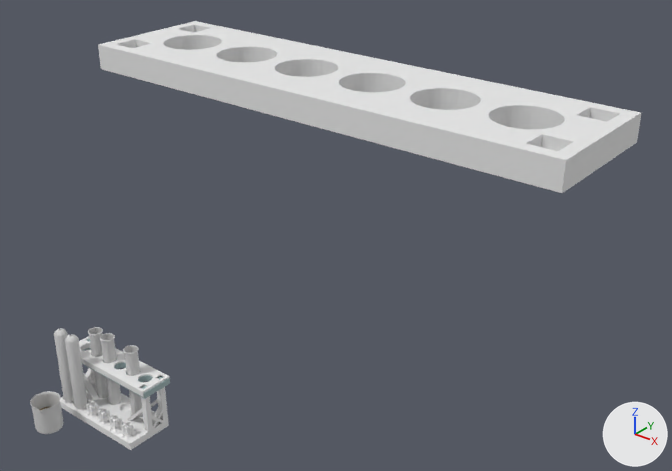
Two versions of the OBJ model assets/models/Toxicology/Toxicology.obj, one commit apart.
Before and after are seen from a 50 mm camera at (33.0, -24.3, 28.8) aimed at (4.2, 11.8, 6.5). Every picture has the same lights, and +X, +Y and +Z are marked at lower right. Where no turn or scale is listed for an object, it has been applied to the vertices. Vertices at the same position are counted once.

In view in the first picture: 'Cylinder.001_Cylinder.000', 'Cylinder.001_Cylinder.001', 'Cylinder.001_Cylinder.006', 'Cylinder.003_Cylinder.008', 'Cylinder.004_Cylinder.009', 'Original', 'Test_Tube_Rack_Base', 'Test_Tube_Rack_Top', 'Test_Tube_Rack_Top.001', 'Test_Tube_Rack_Top.002'.
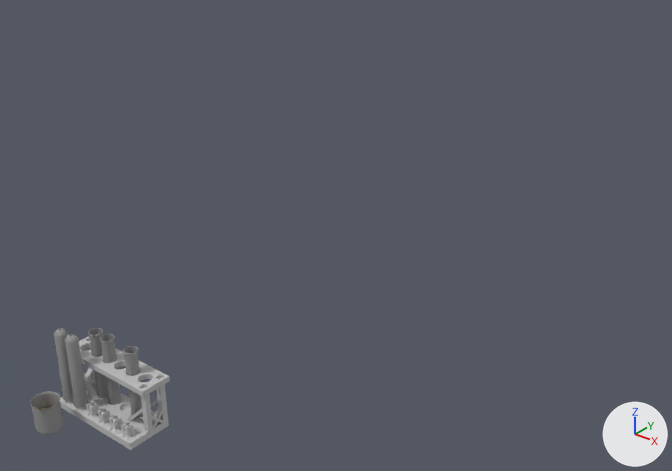
Changed parts and their boxes (x1, y1, x2, y2) in the pictures (672 x 471 px):
'Test_Tube_Rack_Top', deleted: before (98, 21, 641, 193)
'Test_Tube_Rack_Base', recoloured: (60, 348, 169, 450) in both
'Test_Tube_Rack_Top.001', reshaped: before (82, 339, 170, 399); after (79, 336, 170, 397)
'Test_Tube_Rack_Top.002', deleted: before (79, 336, 169, 397)
'Original', recoloured: (30, 391, 64, 434) in both
'Cylinder.004_Cylinder.009', recoloured: (65, 334, 88, 408) in both
'Cylinder.003_Cylinder.008', recoloured: (54, 328, 74, 401) in both
'Cylinder.001_Cylinder.000', recoloured: (100, 333, 122, 405) in both
'Cylinder.001_Cylinder.001', recoloured: (123, 345, 143, 418) in both
'Cylinder.001_Cylinder.006', recoloured: (88, 327, 108, 398) in both

What the commit changed:
Material 'Material.001' (mat_material_001) changes colour from light grey #d1d1d1 to grey #909090; in linear values from (0.64, 0.64, 0.64) to (0.28, 0.28, 0.28).
Material 'Material.002' (mat_material_002) is new.
Its base color is (0.501, 0.501, 0.501) (grey #bcbcbc).
Its roughness is 0.875.
me_test_tube_rack_base has 4905 vertices, 9832 faces and spans x -2.86..2.86, y -2.38..0.06, z -0.07..2.52.
me_test_tube_rack_base no longer uses material mat_none (white #e7e7e7).
me_test_tube_rack_base now uses material mat_material_002 (grey #bcbcbc).
me_test_tube_rack_top_001 is used by ob_test_tube_rack_top_001; location (0.0, 0.0, 0.0).
me_test_tube_rack_top_001 had 550 vertices, 1124 faces and spanned x -3.07..3.07, y -1.39..0.22, z 2.46..2.76.
me_test_tube_rack_top_001 no longer uses material mat_material_009 (grey #9cb2b3).
me_test_tube_rack_top_001 now has 550 vertices, 1120 faces and spans x -3.01..3.01, y -1.42..0.26, z 2.55..2.84.
me_test_tube_rack_top_001 part 1: 550 vertices removed from x -3.07..3.07, y -1.39..0.22, z 2.46..2.76; 550 vertices added at x -3.01..3.01, y -1.42..0.26, z 2.55..2.84.
me_test_tube_rack_top_001 now uses material mat_material_002 (grey #bcbcbc).
Object 'Test_Tube_Rack_Top' (ob_test_tube_rack_top) is deleted.
Object 'Test_Tube_Rack_Top.002' (ob_test_tube_rack_top_002) is deleted.
